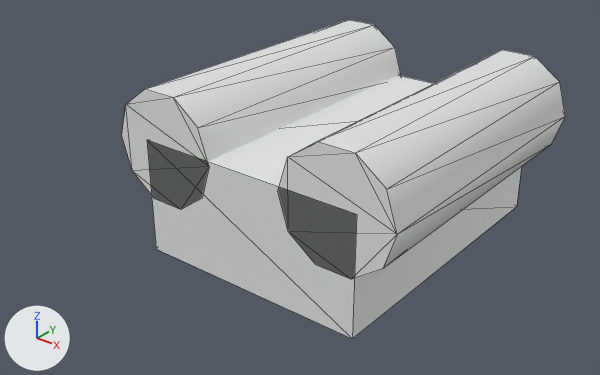
A saved change to the FBX model GGJ2020/Assets/Meshes/Parts/Jetpack.FBX.
The view is the same before and after, from a camera (50 mm lens) standing at (0.084, -1.255, 0.404) and looking at (-0.41, -0.638, 0.021). Lighting does not change. The marker at lower left points along +X, +Y and +Z. Mesh edges are drawn as thin lines. Where no turn or scale is listed for an object, it has been applied to the vertices.

In view in the first picture: 'Jetpack'.
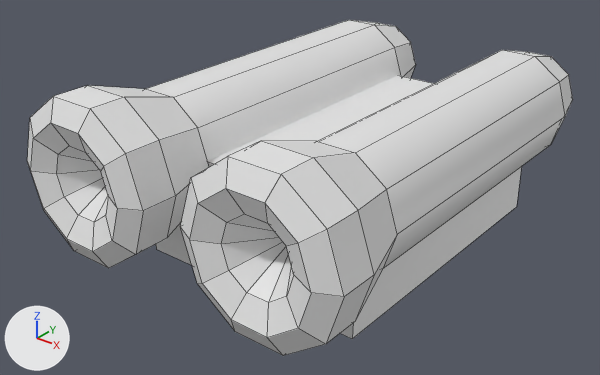
Pixel boxes [x1, y1, x2, y2] of what changed, in the pictures (600 x 375 px):
'Jetpack', reshaped (23% wider)
    before: [122, 20, 565, 339]
    after: [27, 20, 573, 356]

The change, as a list of edits to the scene's bpy script:
```text
Change me_mesh:
    used by ob_jetpack; location = (-0.3815, -0.4275, 0.0393)
    remove me_mesh.from_pydata(...)  # 48 vertices, 84 faces; spans x -0.164..0.165, y -0.33..0.002, z -0.074..0.103
    add me_mesh.from_pydata(...)  # 152 vertices, 166 faces; spans x -0.184..0.185, y -0.439..0.115, z -0.074..0.122
    me_mesh part 1
    84 faces are deleted
    84 vertices are added at x -0.184..0.185, y -0.439..0.115, z -0.033..0.122
    20 new vertices lie (0.0, 0.036, 0.0) away from vertices in x -0.184..0.185, y -0.428, z -0.033..0.122
    166 new faces join them
```
